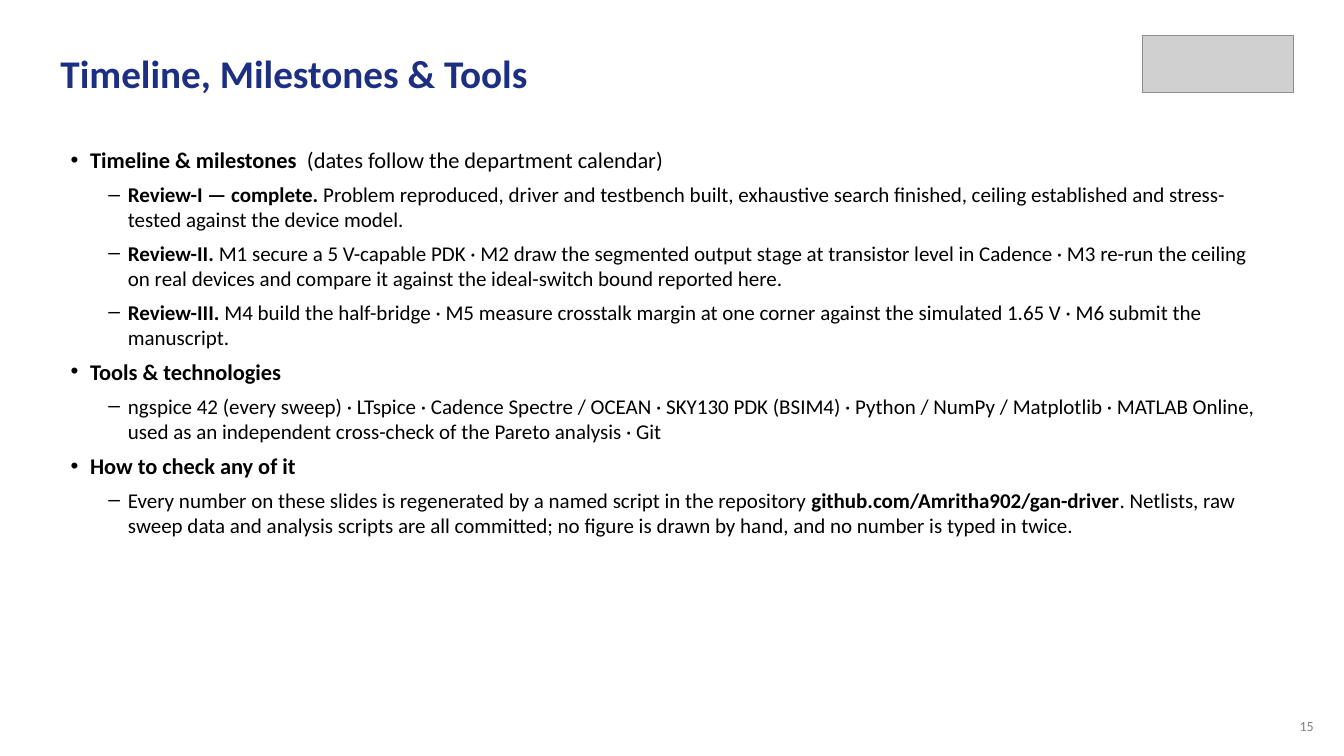
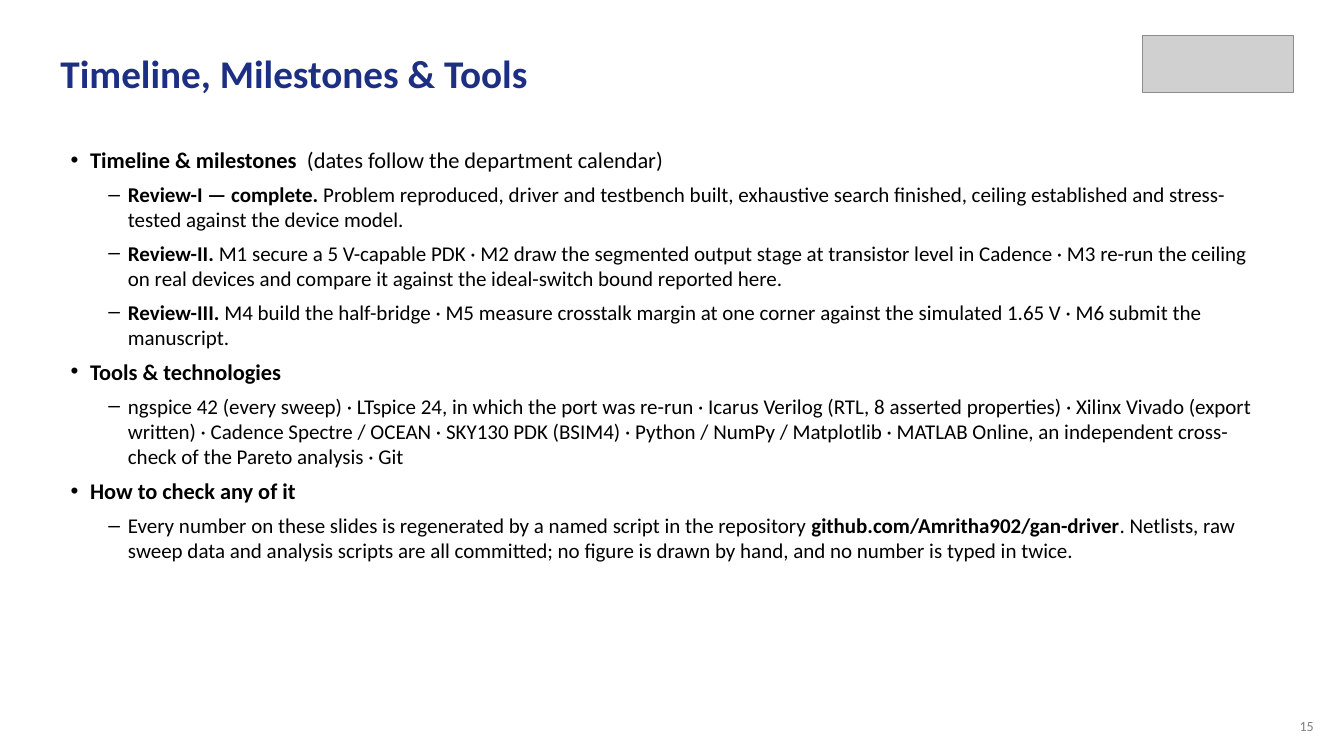
Before and after one commit to Amritha902/gan-driver, a slide deck: slide 15 of review/Review1_GaN_Segmented_Gate_Driver.pptx. Drawn at 1344x756 pixels with LibreOffice and Linux fonts; fonts in the diff are those of the drawing; grey boxes stand for pictures. Boxes give left, top, right and bottom in pixels: in the first picture for what was removed or moved away, otherwise in the second. Text is boxed around its words. In the diff, an @@ line names an element or a change of style, - is before the commit and + after.

```diff
--- a/review/Review1_GaN_Segmented_Gate_Driver.pptx
+++ b/review/Review1_GaN_Segmented_Gate_Driver.pptx
@@ text at (x1=128, y1=399, x2=1251, y2=468): text changed @@
-– ngspice 42 (every sweep) · LTspice · Cadence Spectre / OCEAN · SKY130 PDK (BSIM4) · Python / NumPy / Matplotlib · MATLAB Online, used as an independent cross-check of the Pareto analysis · Git
+– ngspice 42 (every sweep) · LTspice 24, in which the port was re-run · Icarus Verilog (RTL, 8 asserted properties) · Xilinx Vivado (export written) · Cadence Spectre / OCEAN · SKY130 PDK (BSIM4) · Python / NumPy / Matplotlib · MATLAB Online, an independent cross-check of the Pareto analysis · Git
```
Also in this commit, not shown: 4 other slides changed, 3 other files.
